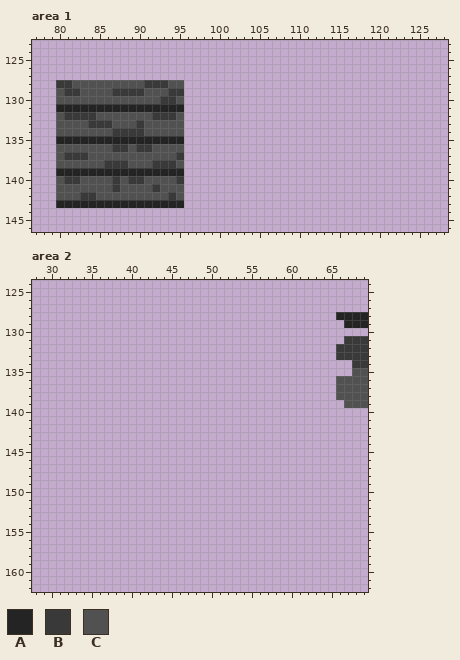
A pixel-art file gets an edit: Assets/Art/Background Art/Kitchen sprite sheet.aseprite. That is the earlier state.
190x176 pixels, 1 frame. Colours within 5 levels of each other are drawn and written as one. Shown: area 1: x 77..128, y 123..146; area 2: x 28..69, y 124..162.
Visible layers, top first: "Layer 2", "Layer 1".
Palette (. is transparent): A #242424  B #393939  C #515151
Pixels before, area 1, first column x 80:
128 BBCCCCCCCCCBBBCC
129 CBBCCCCBBBBCCCBB
130 CCCCCCCCCCCCCBBC
131 AAAAAAAAAAAAAAAA
132 CBBBBCCCCCCCBBBC
133 CCCCBBBCCCBCCCCC
134 CCCCCCCBBBBCCCCC
135 AAAAAAAAAAAAAAAA
136 CCCCCCCBBCBBCCCC
137 CBBBCCCCCCCCCCCB
138 CCCCCCBBBCCCBBBC
139 AAAAAAAAAAAAAAAA
140 CBBCCCCBCBBCCCCB
141 CCCCCCCBCCCCBCCC
142 CCCBBCCCCCCCCCBC
143 AAAAAAAAAAAAAAAA
Pixels before, area 2, first column x 66:
128 AAAA
129 .AAA
130 ....
131 .BBB
132 BBBB
133 BBBB
134 ..BB
135 ..CC
136 CCCC
137 CCCC
138 CCCC
139 .CCC
New version:
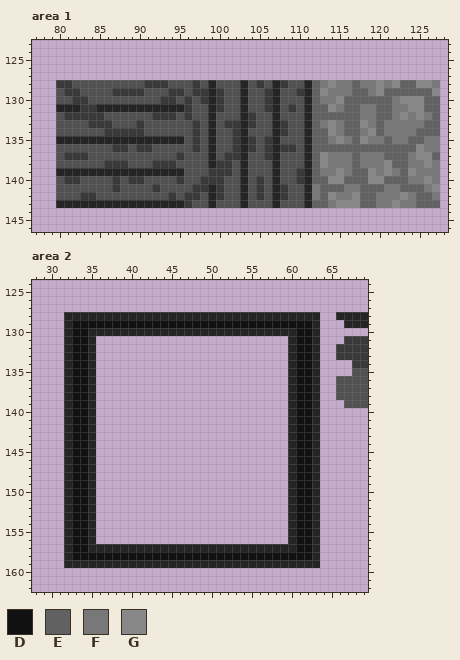
Colours new in this view: D #111111  E #616161  F #787878  G #888888
Difference:
Changed rows in their new state; - is an unchanged pixel.
Area 1, layer "Layer 1":
first column x 82:
128 --------------CBCACCCACBCABCCAEFGFFEFFGFGEEGGF
129 --------------CBBABCCACCBACCBAEGFFFEEFGEEEEEEG
130 BB------------BCBABCCACCBACCCAEFFGEEEEEEFGGGEE
131 -BB-----------BCCABCCACCBACBCAEEGFEEFFEEFFGGEE
132 ---B----------BCCACCCABCCACCCAEEEEEEFFEEFGFGFE
133 --------------CBCACBBABCCABCCAEFGFEEGFEFFFFFEE
134 ----B---------CBCACCBACCCABCCAEEGFEEFGEFFFFEEE
135 --------------CBCACCBABCBACCCAEEFGFEGFFEFFEEFF
136 --------------CBCACCBABCBABBCAEEEEEEEEEEEEEGFF
137 --------------CCCACBBACCBACCCAEGFFFEFFFEEEFGGE
138 --------------CCCABBCACCCACCCAEGFFFEFFFGEEFFGF
139 --------------CCCBBBCACCCACCBAEFFGFEEGFGFEGFFF
140 --------------CCBBBCCACBCACCBAEEGGEEEGGEEEFFGF
141 --------------CBBABCCACBCABCCAFEEEFFEEEFFEEEFG
142 --------------BBCABCCACBCABCCAFEGFFGEEFFFGFEEF
143 --------------BCCACCCACCCACCCAEEFGGGEEFFGFFEEE
Area 2, layer "Layer 1":
first column x 32:
128 AAAAAAAAAAAAAAAAAAAAAAAAAAAAAAAA
129 ADDDDDDDDDDDDDDDDDDDDDDDDDDDDDDA
130 ADDAAAAAAAAAAAAAAAAAAAAAAAAAADDA
131 ADDA------------------------ADDA
132 ADDA------------------------ADDA
133 ADDA------------------------ADDA
134 ADDA------------------------ADDA
135 ADDA------------------------ADDA
136 ADDA------------------------ADDA
137 ADDA------------------------ADDA
138 ADDA------------------------ADDA
139 ADDA------------------------ADDA
140 ADDA------------------------ADDA
141 ADDA------------------------ADDA
142 ADDA------------------------ADDA
143 ADDA------------------------ADDA
144 ADDA------------------------ADDA
145 ADDA------------------------ADDA
146 ADDA------------------------ADDA
147 ADDA------------------------ADDA
148 ADDA------------------------ADDA
149 ADDA------------------------ADDA
150 ADDA------------------------ADDA
151 ADDA------------------------ADDA
152 ADDA------------------------ADDA
153 ADDA------------------------ADDA
154 ADDA------------------------ADDA
155 ADDA------------------------ADDA
156 ADDA------------------------ADDA
157 ADDAAAAAAAAAAAAAAAAAAAAAAAAAADDA
158 ADDDDDDDDDDDDDDDDDDDDDDDDDDDDDDA
159 AAAAAAAAAAAAAAAAAAAAAAAAAAAAAAAA
Changed places in both pictures, as pixel boxes (x1, y1, x2, y2):
added: (184, 80, 440, 208)
changed: (72, 96, 112, 136)
added: (64, 312, 320, 568)
